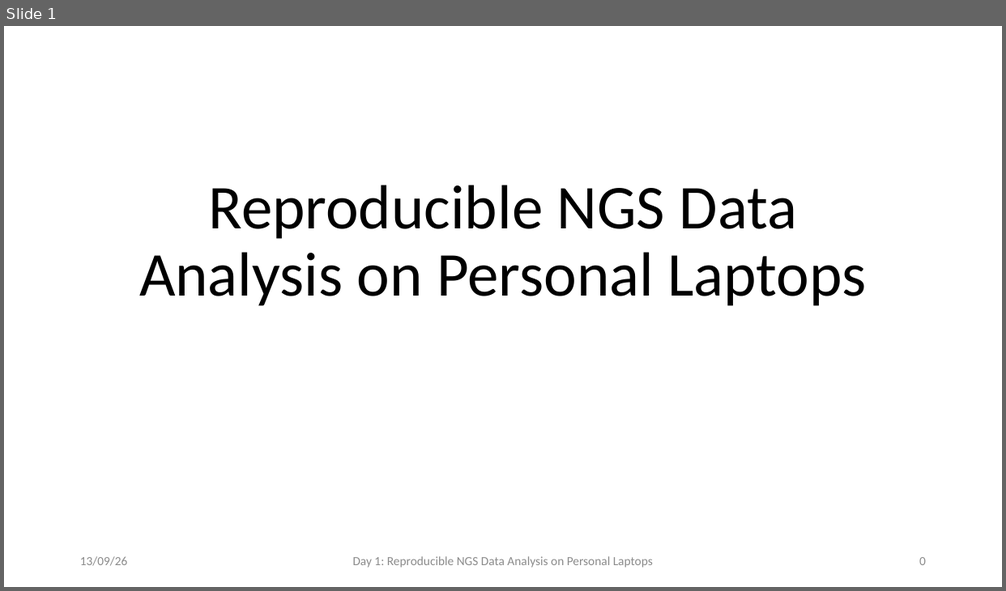
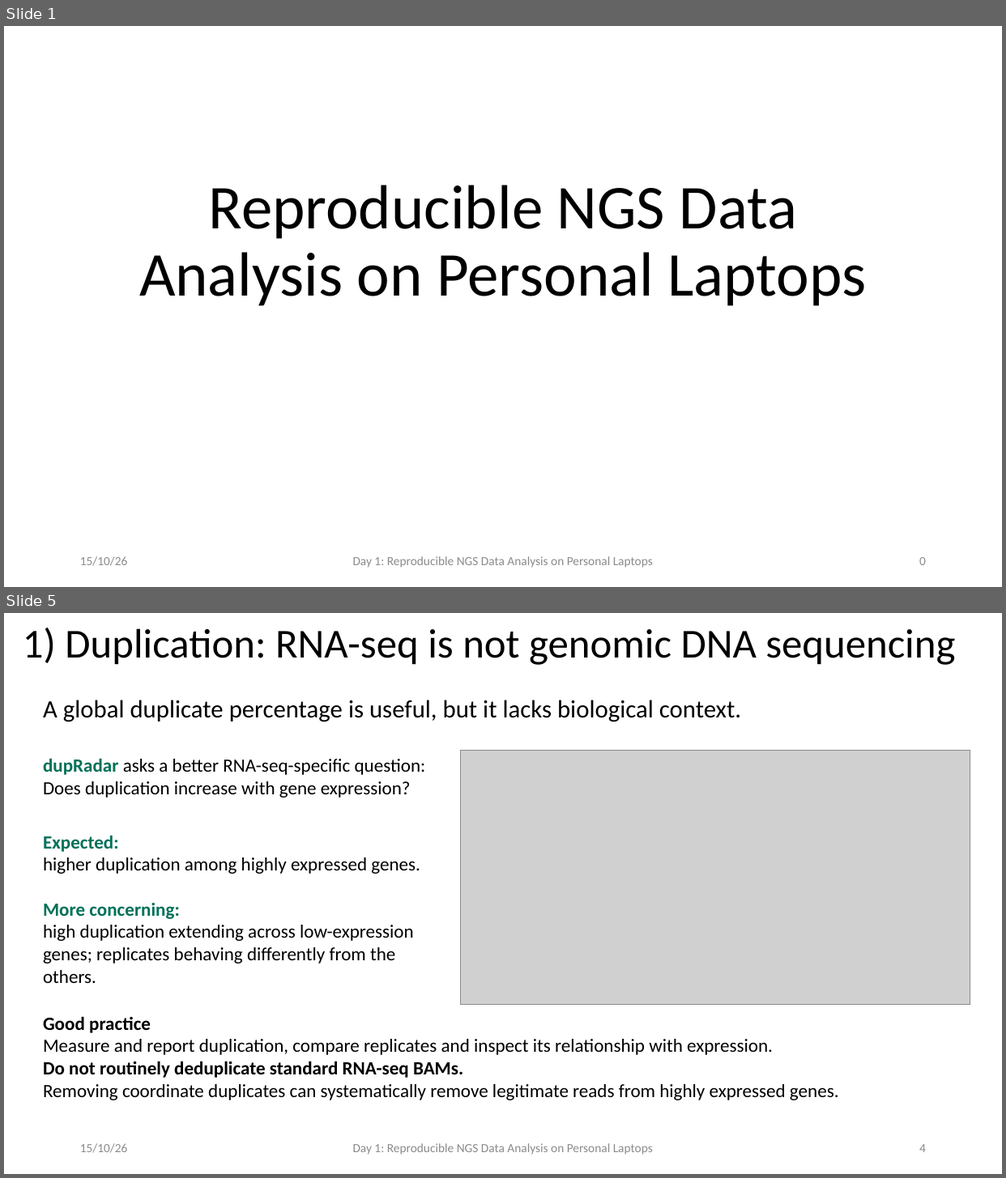
Before and after one commit to fgualdr/reproducible-ngs-workshop, a slide deck: power_point/Day4.pptx. Shown one above the other, each under a label of ours: slide 1 before the commit, slides 1 and 5 after it; the slides between them are not shown. The pictures are 1006x591 and 1006x1178 pixels, drawn with LibreOffice and Linux fonts; fonts in the diff are those of the drawing; grey boxes stand for pictures. Boxes give left, top, right and bottom in pixels: in the first picture for what was removed or moved away, otherwise in the second. Text is boxed around its words. In the diff, an @@ line names an element or a change of style, - is before the commit and + after.

```diff
--- a/power_point/Day4.pptx
+++ b/power_point/Day4.pptx
@@ slide 5 added at [4, 613, 1002, 1174], background #FFFFFF @@
@@ title added at [23, 628, 955, 665], 39.6 pt, text #000000 @@
+1) Duplication: RNA-seq is not genomic DNA sequencing
@@ text added at [43, 700, 741, 722], 24 pt, text #000000 @@
+A global duplicate percentage is useful, but it lacks biological context.
@@ text added at [43, 758, 426, 798], 18 pt, text #000000 @@
+dupRadar asks a better RNA-seq-specific question:
+Does duplication increase with gene expression?
@@ picture added at [461, 750, 970, 1004] @@
@@ text added at [43, 835, 420, 964], 18 pt, text #000000 @@
+Expected:
+higher duplication among highly expressed genes.
+More concerning:
+high duplication extending across low-expression genes; replicates behaving differently from the others.
@@ text added at [43, 1016, 839, 1101], 18 pt, text #000000 @@
+Good practice
+Measure and report duplication, compare replicates and inspect its relationship with expression.
+Do not routinely deduplicate standard RNA-seq BAMs.
+Removing coordinate duplicates can systematically remove legitimate reads from highly expressed genes.
@@ text added at [80, 1144, 128, 1153], 12 pt, text #8C8C8C @@
+15/10/26
@@ text added at [353, 1144, 653, 1155], 12 pt, text #8C8C8C @@
+Day 1: Reproducible NGS Data Analysis on Personal Laptops
@@ page number added at [919, 1144, 926, 1152], 12 pt, text #8C8C8C @@
+4
@@ slide 1 changed as well @@
@@ text at [80, 557, 128, 566]: text changed @@
-13/09/26
+15/10/26
```
Also in this commit, not shown: 9 other slides added, 19 other files.
